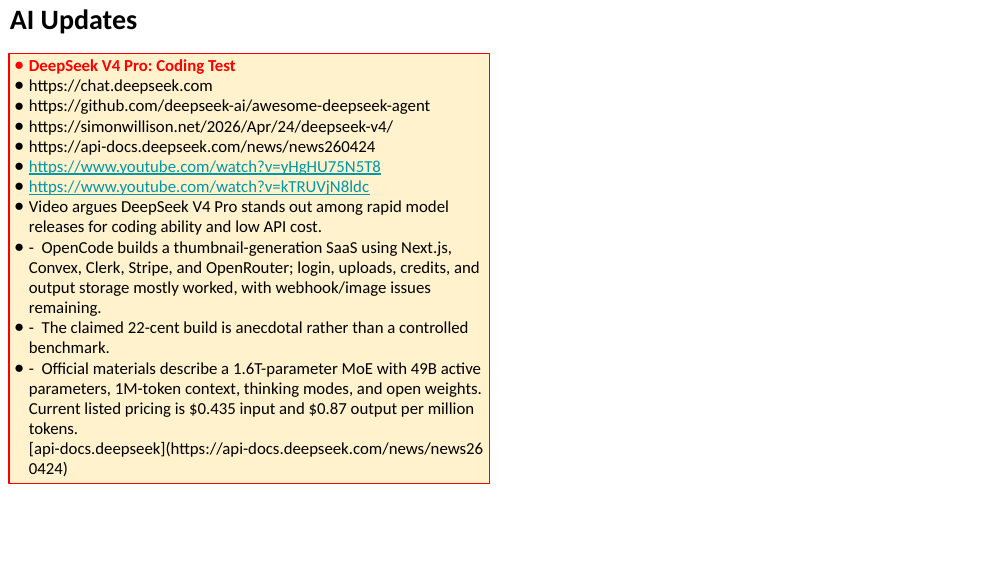
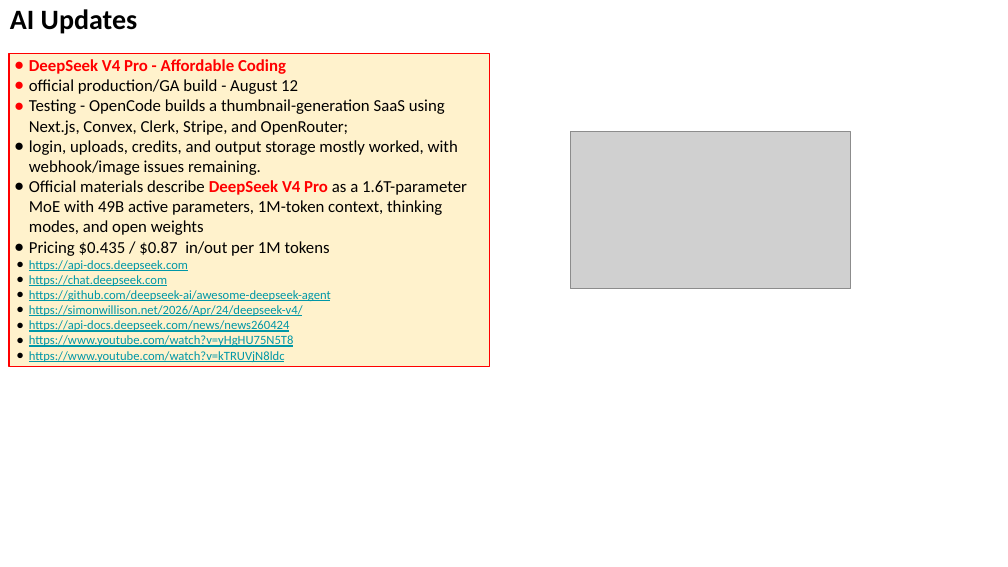
Before and after one commit to lselector/seminar, a slide deck: slide 35 of 2026/2026-08-14-AI-Updates.pptx. Drawn at 1008x567 pixels with LibreOffice and Linux fonts; fonts in the diff are those of the drawing; grey boxes stand for pictures. Boxes give left, top, right and bottom in pixels: in the first picture for what was removed or moved away, otherwise in the second. Text is boxed around its words. In the diff, an @@ line names an element or a change of style, - is before the commit and + after.

```diff
--- a/2026/2026-08-14-AI-Updates.pptx
+++ b/2026/2026-08-14-AI-Updates.pptx
@@ rectangle "DeepSeek V4 Pro - Affordable ...": place and size @@
-rectangle "DeepSeek V4 Pro - Affordable ..." at [9, 53, 490, 483]
+rectangle "DeepSeek V4 Pro - Affordable ..." at [9, 53, 490, 366]
@@ text in rectangle at [29, 59, 467, 271]: text changed; text colour #FF0000 to #000000; bold off @@
-● DeepSeek V4 Pro: Coding Test
+● DeepSeek V4 Pro - Affordable Coding
+● official production/GA build - August 12
+● Testing - OpenCode builds a thumbnail-generation SaaS using Next.js, Convex, Clerk, Stripe, and OpenRouter;
+● login, uploads, credits, and output storage mostly worked, with webhook/image issues remaining.
+● Official materials describe DeepSeek V4 Pro as a 1.6T-parameter MoE with 49B active parameters, 1M-token context, thinking modes, and open weights
+● Pricing $0.435 / $0.87 in/out per 1M tokens
+● https://api-docs.deepseek.com
@@ picture added at [571, 131, 851, 288] @@
@@ text in rectangle at [29, 200, 483, 457]: paragraphs removed @@
-● Video argues DeepSeek V4 Pro stands out among rapid model releases for coding ability and low API cost.
-● - OpenCode builds a thumbnail-generation SaaS using Next.js, Convex, Clerk, Stripe, and OpenRouter; login, uploads, credits, and output storage mostly worked, with webhook/image issues remaining.
-● - The claimed 22-cent build is anecdotal rather than a controlled benchmark.
-● - Official materials describe a 1.6T-parameter MoE with 49B active parameters, 1M-token context, thinking modes, and open weights. Current listed pricing is $0.435 input and $0.87 output per million tokens. [api-docs.deepseek](https://api-docs.deepseek.com/news/news260424)
@@ text in rectangle at [29, 275, 331, 362]: size 12 to 9 pt in "https://chat.deepseek.com", "https://github.com/deepseek-ai/awesome-deepseek-agent", "https://simonwillison.net/2026/Apr/24/deepseek-v4/", "https://api-docs.deepseek.com/news/news260424" and 2 more places; text colour #000000 to #0097A7, underline on in "https://chat.deepseek.com", "https://github.com/deepseek-ai/awesome-deepseek-agent", "https://simonwillison.net/2026/Apr/24/deepseek-v4/", "https://api-docs.deepseek.com/news/news260424"; indent changed @@
```
Also in this commit, not shown: 7 other slides changed, 1 slide added, 1 slide removed.
